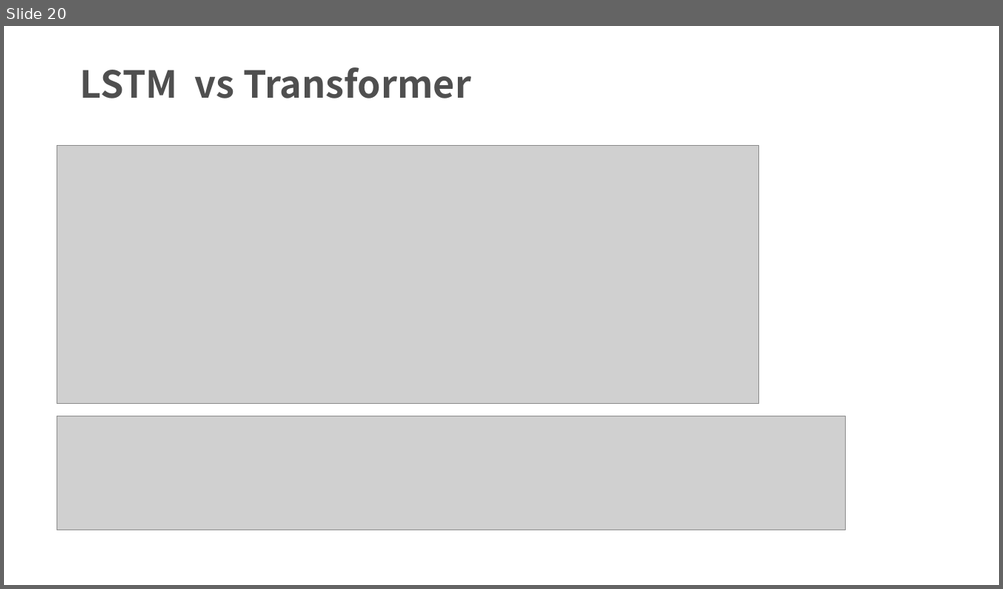
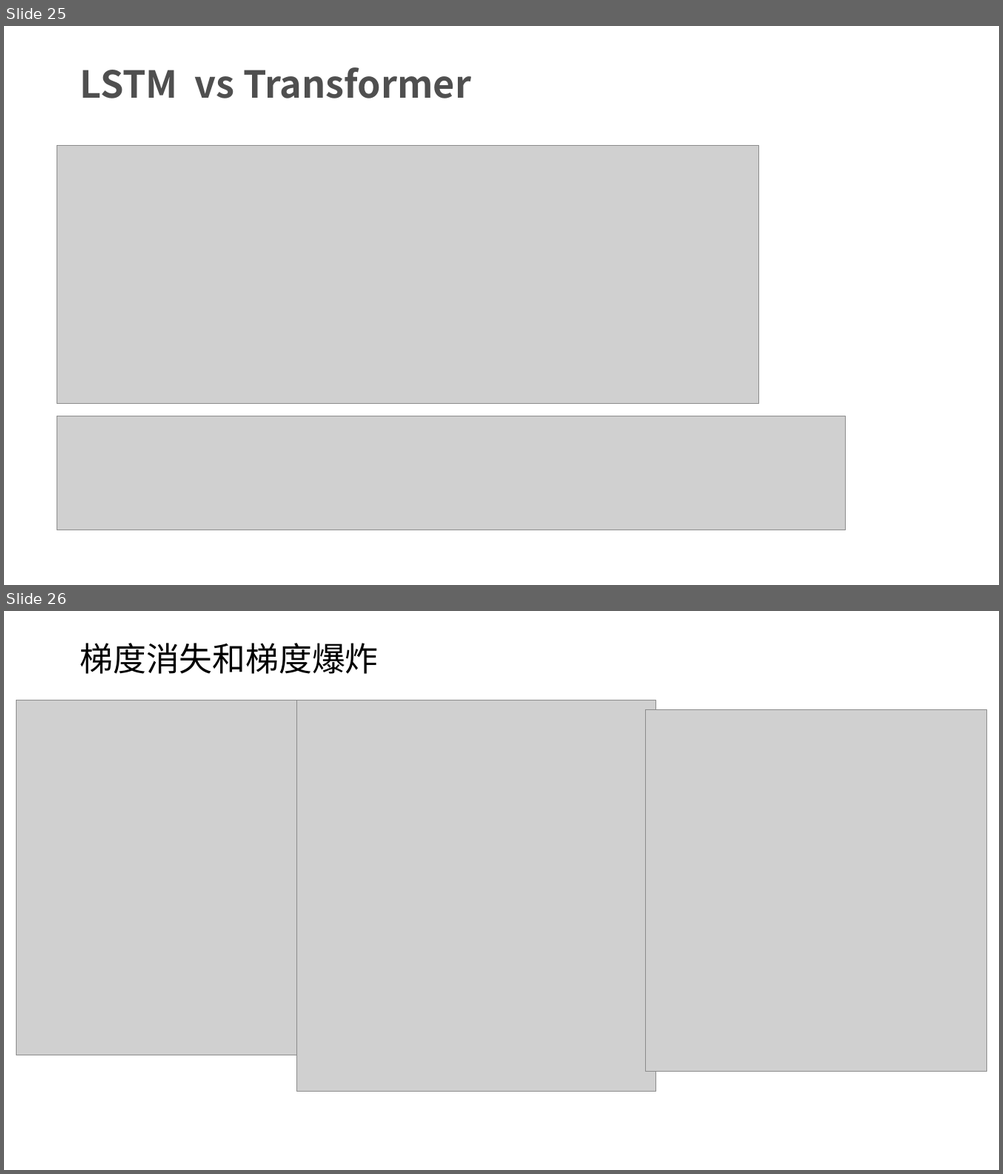
Before and after one commit to LiuHarry1/ai_study, a slide deck: docs/transformer.pptx. Shown one above the other, each under a label of ours: slide 20 before the commit, slides 25 and 26 after it. The pictures are 1003x589 and 1003x1174 pixels, drawn with LibreOffice and Linux fonts; fonts in the diff are those of the drawing; grey boxes stand for pictures. Boxes give left, top, right and bottom in pixels: in the first picture for what was removed or moved away, otherwise in the second. Text is boxed around its words. In the diff, an @@ line names an element or a change of style, - is before the commit and + after.

Commit message:
update ppt

```diff
--- a/docs/transformer.pptx
+++ b/docs/transformer.pptx
@@ slide 26 added at <box>4,611,999,1170</box>, background #FFFFFF @@
@@ title added at <box>79,643,378,674</box>, 32 pt, text #000000 @@
+梯度消失和梯度爆炸
@@ picture added at <box>17,701,319,1056</box> @@
@@ picture added at <box>296,701,655,1092</box> @@
@@ picture added at <box>646,709,987,1072</box> @@
@@ what was slide 20 is now slide 25 @@
```
Also in this commit, not shown: 1 slide changed, 5 other slides added.
